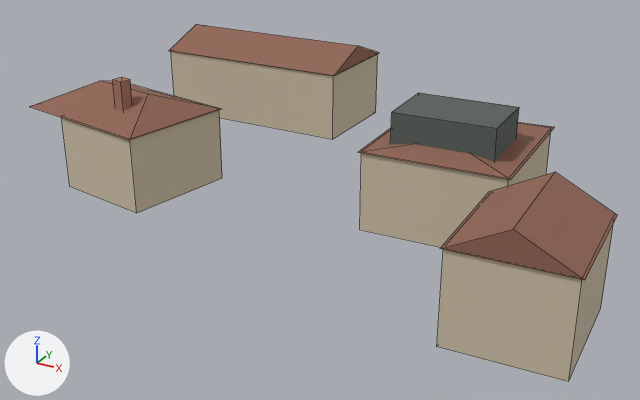
A saved change to the Blender file assets/models/source/tiers/xinhua-road/massing-v3/xinhua-villas-329-massing.blend.
Both versions are drawn from a camera (50 mm lens) standing at (18.5, -45.2, 19.4) and looking at (-3.3, -5.6, -0.3). Lighting does not change. The marker at lower left points along +X, +Y and +Z. The picture after the commit comes second. Mesh edges are drawn as thin lines.

Names of what the first picture shows: 'xinhua-villas-329-member-15', 'xinhua-villas-329-member-36', 'xinhua-villas-329-member-40', 'xinhua-villas-329-member-42'.
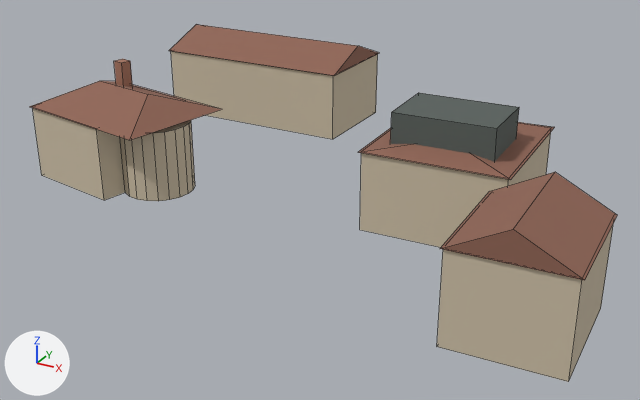
The change, as a diff of the scene's bpy script:
```diff
--- a/assets/models/source/tiers/xinhua-road/massing-v3/xinhua-villas-329-massing.blend.py
+++ b/assets/models/source/tiers/xinhua-road/massing-v3/xinhua-villas-329-massing.blend.py
@@ me_xinhua_villas_329_member_36_mesh @@
 me_xinhua_villas_329_member_36_mesh.from_pydata(...)  # 62 vertices, 39 faces; spans x -18.99..-9.18, y -12.63..-4.55, z 0.0..6.35
 # used by ob_xinhua_villas_329_member_36; location = (0.0, 0.0, 0.0)
+# me_xinhua_villas_329_member_36_mesh part 1: the loose piece of 8 vertices spanning x -13.21..-12.43, y -10.49..-9.74, z 0.0..6.35 is turned 180 degrees about the z axis through its middle, then moved by (-2.54, 3.05, 0.0)
+# me_xinhua_villas_329_member_36_mesh part 2: the loose piece of 8 vertices spanning x -16.17..-9.33, y -12.48..-5.2, z 0.0..4.15 is turned 180 degrees about the z axis through its middle, then moved by (-2.67, 0.5, 0.0)
+# me_xinhua_villas_329_member_36_mesh part 3: the loose piece of 6 vertices spanning x -18.99..-9.18, y -12.63..-4.55, z 4.15..5.35 is turned 180 degrees about the z axis through its middle
+# me_xinhua_villas_329_member_36_mesh part 4: the loose piece of 40 vertices spanning x -18.47..-14.54, y -10.1..-6.17, z 0.0..3.9 is moved by (4.84, -0.91, 0.0)
 me_xinhua_villas_329_member_36_mesh.materials.append(mat_xinhua_villas_329_massing_chimney_brick)
```

Pixel boxes (x1, y1, x2, y2) of what changed, in the pictures (640 x 400 px; the box of a moved part takes in the faces that stretch with it):
'xinhua-villas-329-member-36', reshaped
    before: (30, 77, 222, 213)
    after: (30, 59, 222, 201)
part 1 of me_xinhua_villas_329_member_36_mesh, moved or reshaped
    before: (113, 77, 132, 111)
    after: (114, 59, 133, 87)
part 2 of me_xinhua_villas_329_member_36_mesh, moved or reshaped
    before: (62, 111, 222, 213)
    after: (33, 108, 125, 200)
part 3 of me_xinhua_villas_329_member_36_mesh, moved or reshaped
    both: (30, 81, 222, 140)
part 4 of me_xinhua_villas_329_member_36_mesh, moved or reshaped (not visible before)
    after: (120, 120, 195, 201)
